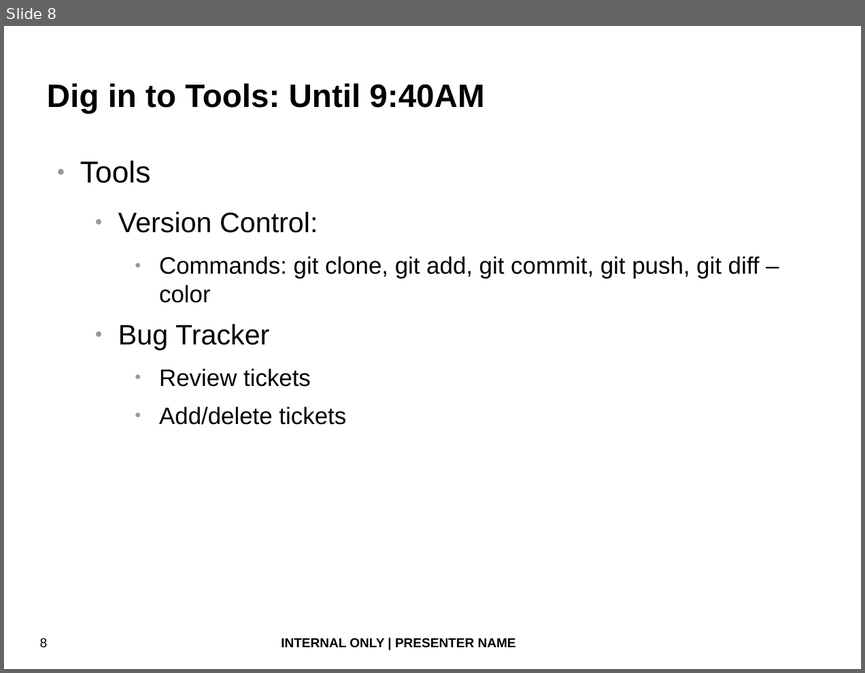
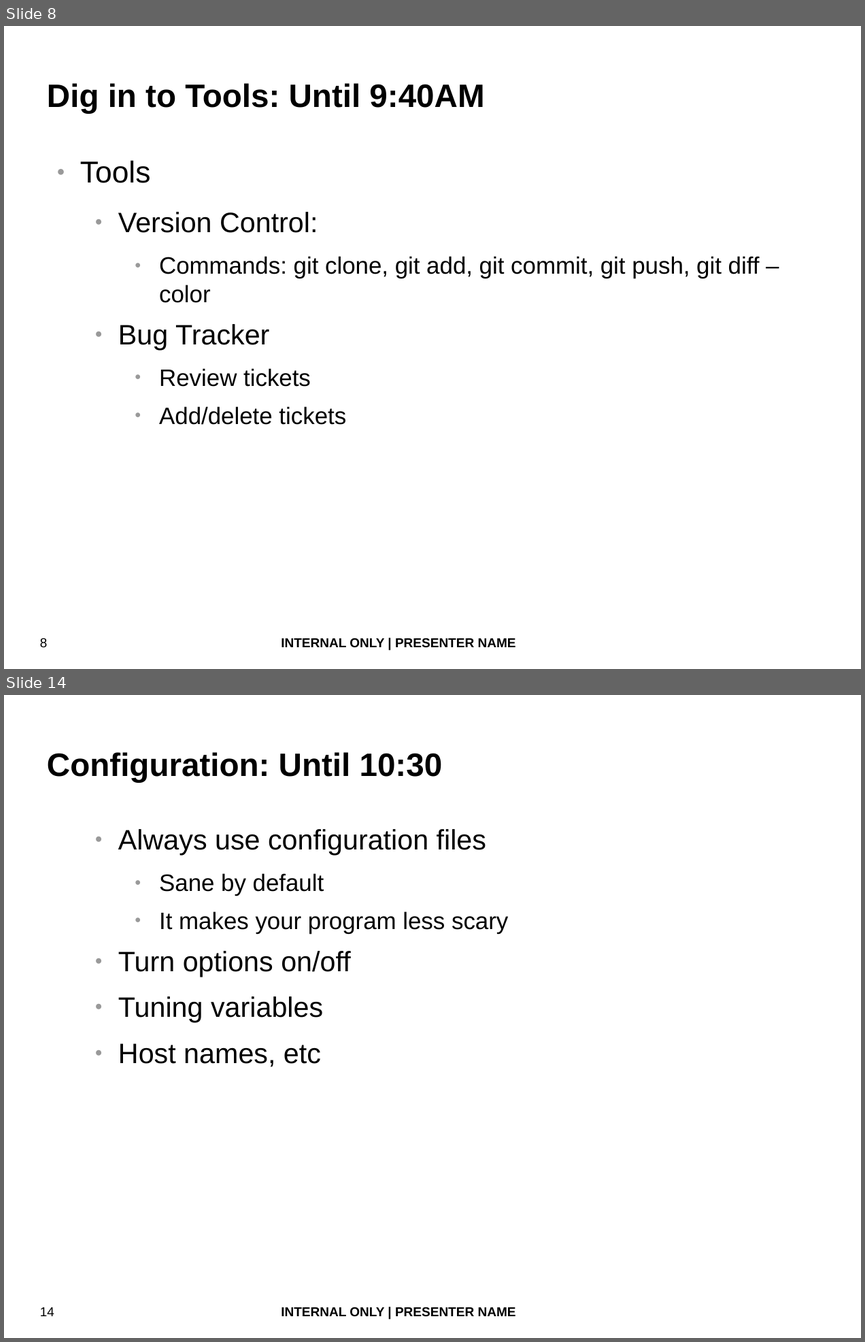
Before and after one commit to fatherlinux/shiva, a slide deck: bash_devops.odp. Shown one above the other, each under a label of ours: slide 8 before the commit, slides 8 and 14 after it; the slides between them are not shown. The pictures are 865x673 and 865x1342 pixels, drawn with LibreOffice and Linux fonts; fonts in the diff are those of the drawing; background and template pictures are left out. Boxes give left, top, right and bottom in pixels: in the first picture for what was removed or moved away, otherwise in the second. Text is boxed around its words. In the diff, an @@ line names an element or a change of style, - is before the commit and + after.

```diff
--- a/bash_devops.odp
+++ b/bash_devops.odp
@@ slide 14 added at (4, 695, 861, 1338), background #FFFFFF; not listed: 2 template elements that a slide beside it also shows @@
@@ title added at (47, 752, 443, 782), 30 pt, text #000000, bold @@
+Configuration: Until 10:30
@@ text added at (118, 829, 508, 1067), 26 pt, text #000000 @@
+  ● Always use configuration files
+    ● Sane by default
+    ● It makes your program less scary
+  ● Turn options on/off
+  ● Tuning variables
+  ● Host names, etc
```
Also in this commit, not shown: 4 slides changed, 13 other slides added, 1 slide removed.
